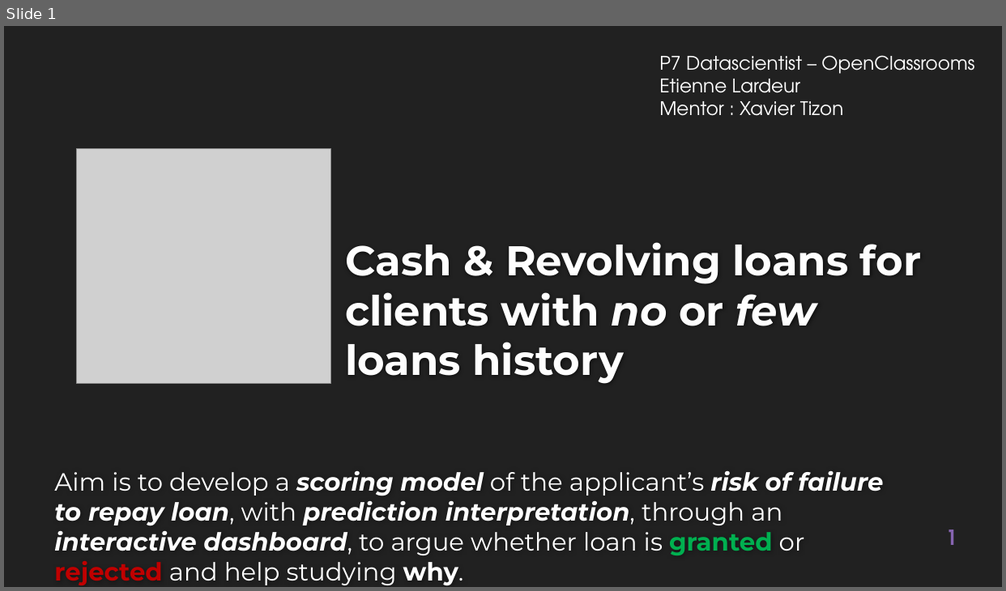
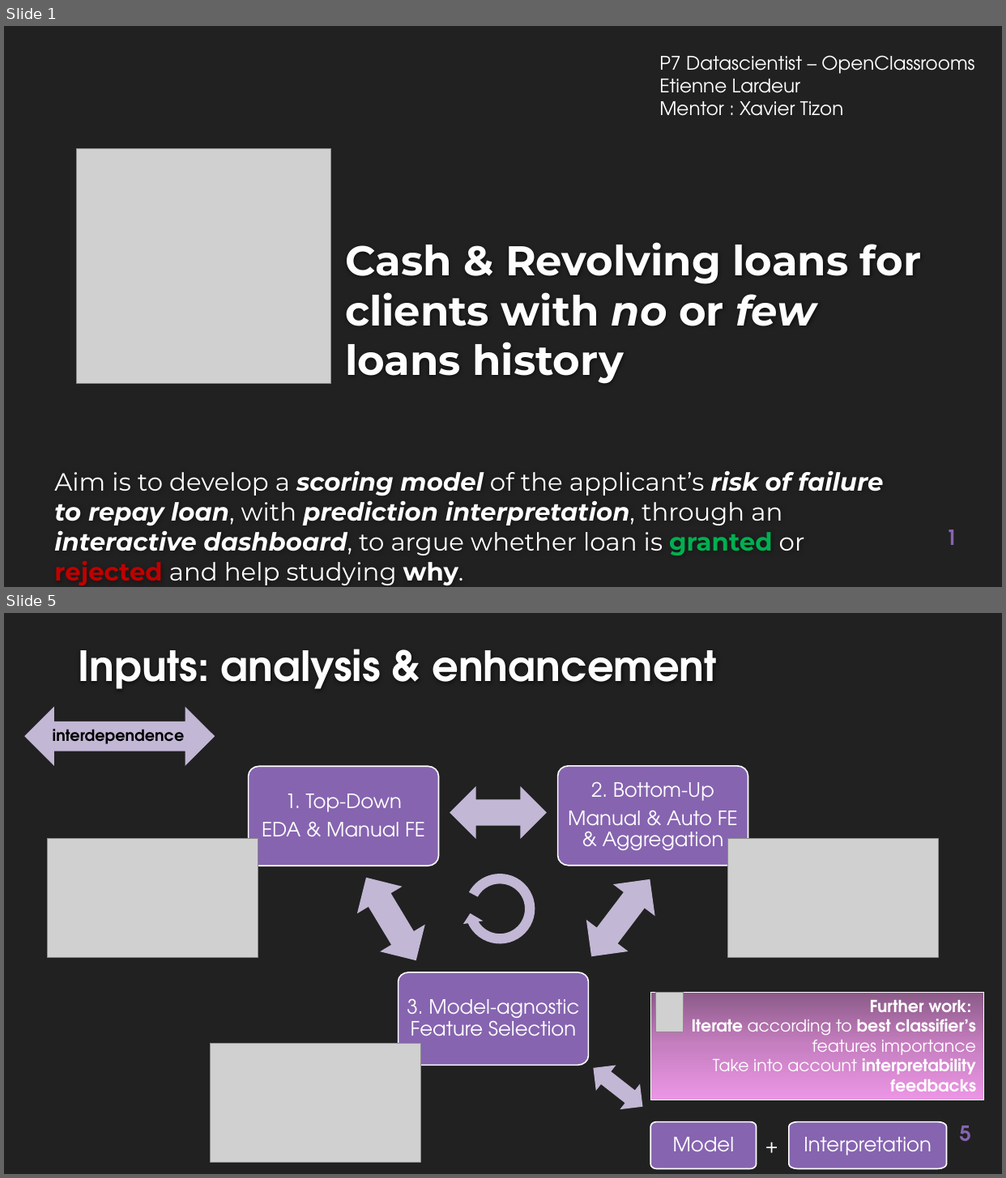
Before and after one commit to EtienneLardeur/P7_Scoring, a slide deck: P7_Support.pptx. Shown one above the other, each under a label of ours: slide 1 before the commit, slides 1 and 5 after it; the slides between them are not shown. The pictures are 1006x591 and 1006x1178 pixels, drawn with LibreOffice and Linux fonts; fonts in the diff are those of the drawing; grey boxes stand for pictures; background and template pictures are left out. Boxes give left, top, right and bottom in pixels: in the first picture for what was removed or moved away, otherwise in the second. Text is boxed around its words. In the diff, an @@ line names an element or a change of style, - is before the commit and + after.

Commit message:
Update P7_Support.pptx
up to : interpretability

```diff
--- a/P7_Support.pptx
+++ b/P7_Support.pptx
@@ slide 5 added at [4,613,1002,1174], background #212121 @@
@@ title added at [78,649,717,689], 40 pt, text #FEFEFE, bold @@
+Inputs: analysis & enhancement
@@ left right arrow added at [24,707,215,766], fill #C3B8D4, 15 pt, text #000000, bold @@
+interdependence
@@ freeform shape added at [248,766,438,866], fill #8664B0, outline #FFFFFF 1.25 pt, 19 pt, text #FFFFFF @@
+1. Top-Down
+EDA & Manual FE
@@ freeform shape added at [558,766,748,865], fill #8664B0, outline #FFFFFF 1.25 pt, 19 pt, text #FFFFFF @@
+2. Bottom-Up
+Manual & Auto FE & Aggregation
@@ left right arrow added at [450,786,547,839], fill #C3B8D4 @@
@@ picture added at [48,839,258,957] @@
@@ picture added at [728,839,938,957] @@
@@ left right arrow added at [343,864,438,974], fill #C3B8D4 @@
@@ circular arrow added at [454,864,545,955], fill #C3B8D4 @@
@@ left right arrow added at [571,863,671,973], fill #C3B8D4 @@
@@ freeform shape added at [398,973,589,1065], fill #8664B0, outline #FFFFFF 1.25 pt, 19 pt, text #FFFFFF @@
+3. Model-agnostic Feature Selection
@@ rectangle added at [651,993,984,1101], fill gradient #8C5988 to #C77FC2 to #ED97E6, outline #FFFFFF 0.75 pt, 16 pt, text #FFFFFF, bold @@
+Further work:
+Iterate according to best classifier’s features importance
+Take into account interpretability feedbacks
@@ picture added at [656,993,684,1033] @@
@@ picture added at [211,1043,421,1161] @@
@@ left right arrow added at [583,1055,653,1119], fill #C3B8D4 @@
@@ freeform shape added at [651,1122,756,1169], fill #8664B0, outline #FFFFFF 1.25 pt, 19 pt, text #FFFFFF @@
+Model
@@ freeform shape added at [790,1122,948,1169], fill #8664B0, outline #FFFFFF 1.25 pt, 19 pt, text #FFFFFF @@
+Interpretation
@@ text added at [758,1131,799,1161], 18 pt, text #FFFFFF @@
++
@@ page number added at [960,1126,971,1142], 20 pt, text #8664B0, bold @@
+5
```
Also in this commit, not shown: 11 slides changed, 1 other slide added, 7 slides removed.
